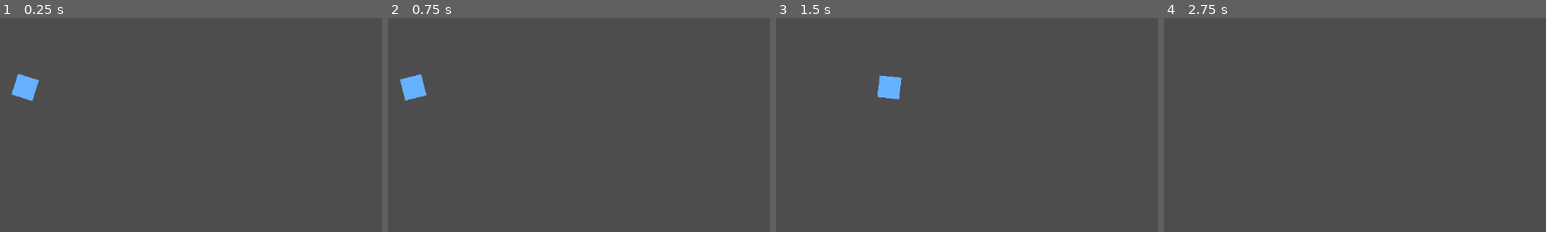
Above: before the commit, frames 1-4 (left to right).
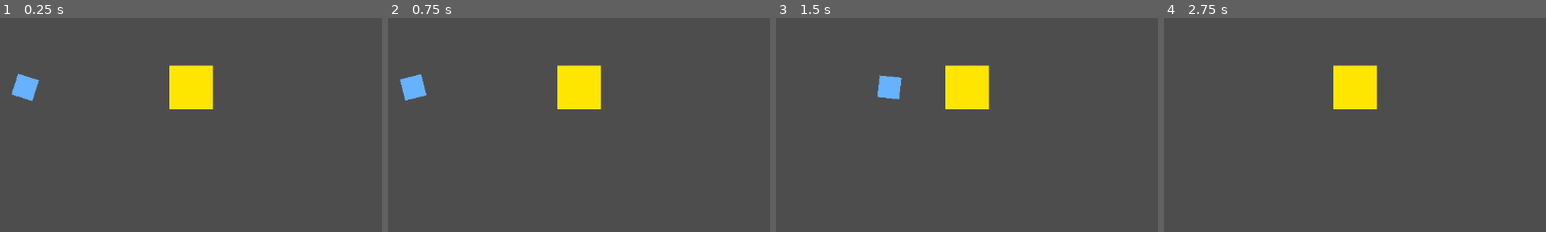
Above: after the commit, the same moments.

Repository: chimoochi/flash-fire
Game: Godot game, scene res://levels/level1_5.tscn
The game is run twice, just before and just after one commit, with the same random seed, the same clock (stepped at 60 frames per second) and the same inputs. This scene is started directly instead of the project's main scene.
Inputs (mouse positions are % of the whole screen's width and height, from its top left):
- Up to frame 1 (0.25 s): no input
- Up to frame 2 (0.75 s): click "Change Env" at 0.5 s
- Up to frame 3 (1.5 s): tap Enter at 1.25 s; move the mouse to (71, 43) at 1.27 s; hold D (MoveRight) from 1.28 s (still down); tap Q (Dash) at 1.35 s; click (71, 43) at 1.42 s
- Up to frame 4 (2.75 s): move the mouse to (28, 54) at 2.02 s; release D (MoveRight) at 2.03 s; hold S (MoveDown) from 2.03 s (still down); tap Shift (Sprint) at 2.1 s
The pictures show only the part of the screen within x 26-76%, y 22-71%; the shares and areas given below are measured in that part.

The runs differ from the first frame. In frame 1, 2.4% of the frame differs, in the area x 44-56%, y 22-43%; in frame 2, 2.4%; in frame 3, 2.4%; in frame 4, 2.4%.
Error in both runs: Invalid access to property or key 'PlayerState' on a base object of type 'CharacterBody2D (minigame_player.gd)'. (res://core/services/Enviormentservice.gd:148)

Commit message:
fix respawn

Diff:
--- /dev/null
+++ b/GodotGame/levels/goal_zone.gd
@@ -0,0 +1,8 @@
+extends Area2D
+
+func _ready() -> void:
+	body_entered.connect(_on_body_entered)
+
+func _on_body_entered(body: Node2D) -> void:
+	if body.is_in_group("Player"):
+		MapService.next_level()
--- a/GodotGame/levels/level1_5.tscn
+++ b/GodotGame/levels/level1_5.tscn
@@ -1,10 +1,28 @@
-[gd_scene load_steps=3 format=3 uid="uid://0q26hseu155c"]
+[gd_scene load_steps=5 format=3 uid="uid://0q26hseu155c"]
 
 [ext_resource type="Script" uid="uid://c0q0437pox5po" path="res://core/cutscene/StageScene.gd" id="1_stage"]
 [ext_resource type="PackedScene" path="res://player/minigame_player.tscn" id="2_mgplayer"]
+[ext_resource type="Script" path="res://levels/goal_zone.gd" id="3_goalzone"]
+
+[sub_resource type="RectangleShape2D" id="1_goalshape"]
+size = Vector2(64, 64)
 
 [node name="Level1_5" type="Node2D"]
 script = ExtResource("1_stage")
 
 [node name="MinigamePlayer" parent="." instance=ExtResource("2_mgplayer")]
 position = Vector2(357, 255)
+
+[node name="GoalZone" type="Area2D" parent="."]
+position = Vector2(600, 255)
+script = ExtResource("3_goalzone")
+
+[node name="CollisionShape2D" type="CollisionShape2D" parent="GoalZone"]
+shape = SubResource("1_goalshape")
+
+[node name="ColorRect" type="ColorRect" parent="GoalZone"]
+offset_left = -32.0
+offset_top = -32.0
+offset_right = 32.0
+offset_bottom = 32.0
+color = Color(1, 0.9, 0, 1)
--- a/GodotGame/player/player.gd
+++ b/GodotGame/player/player.gd
@@ -512,7 +512,11 @@
 	if health_bar:
 		health_bar.set_health(PlayerState["health"])
 
-	global_position = Vector2.ZERO
+	var spawn_points := get_tree().get_nodes_in_group("SpawnPoint")
+	if spawn_points.size() > 0:
+		global_position = spawn_points[0].global_position
+	else:
+		global_position = Vector2.ZERO
 	velocity = Vector2.ZERO
 
 	visible = true
Not shown, added: GodotGame/levels/goal_zone.gd.uid
